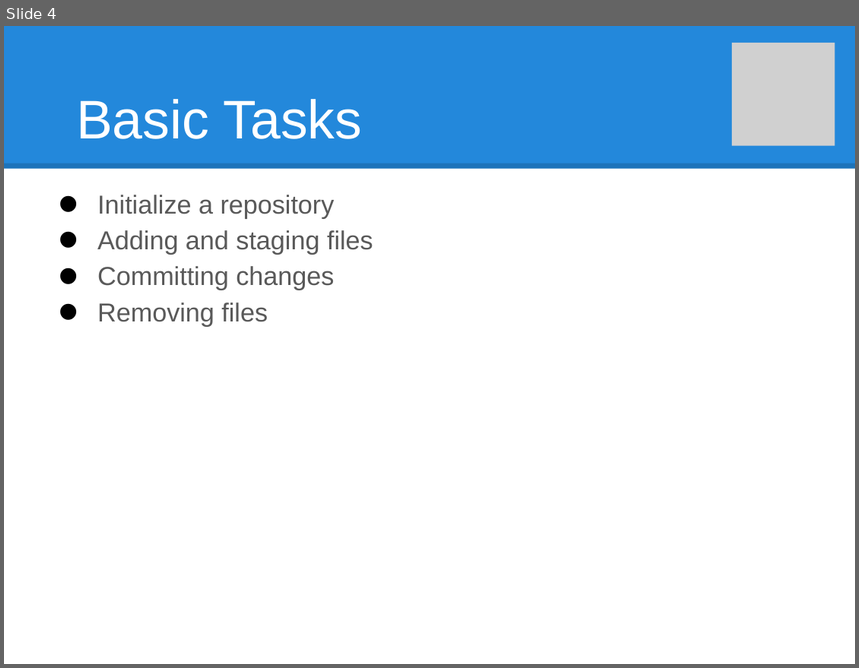
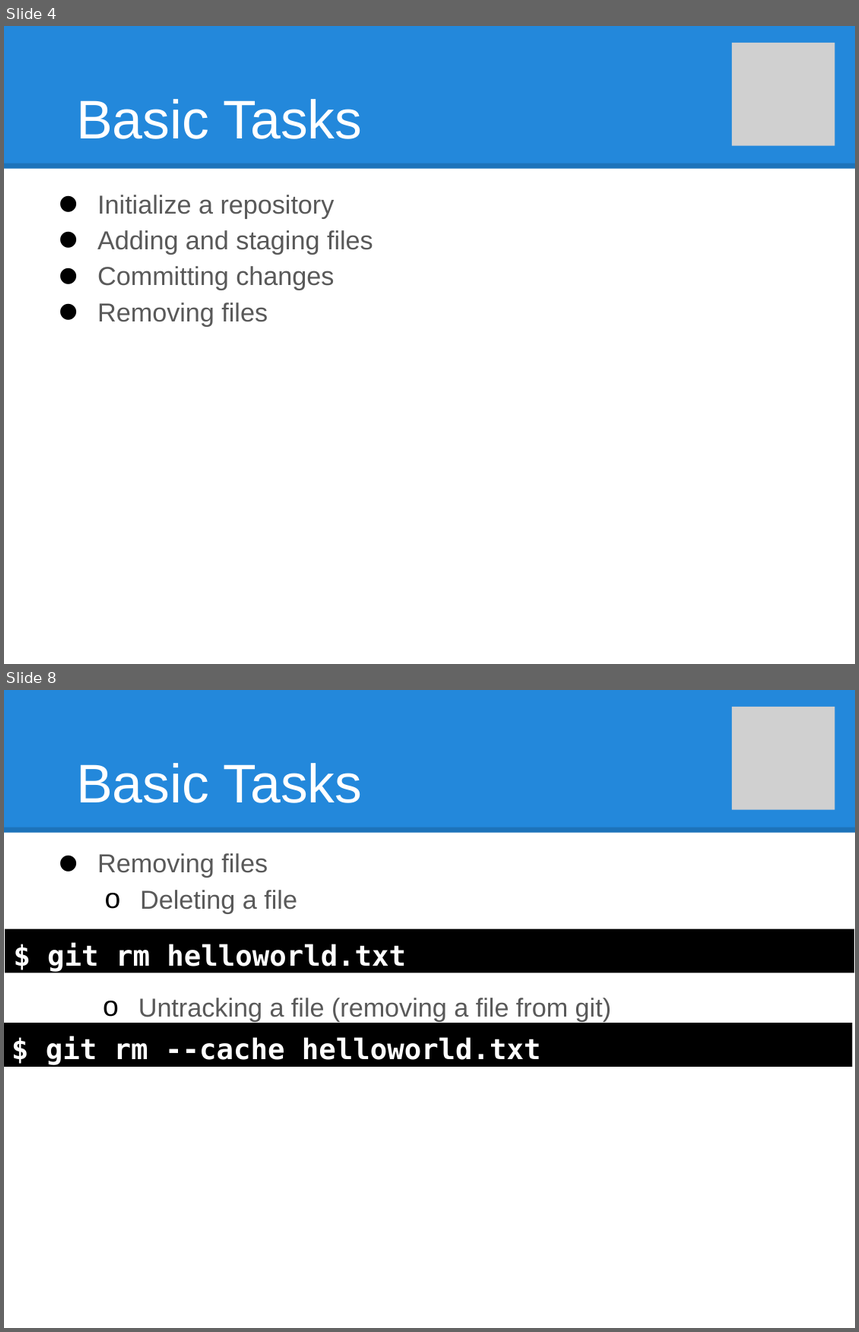
Before and after one commit to vid-uo/riddlegames, a slide deck: _assets/Git Super Basics.pptx. Shown one above the other, each under a label of ours: slide 4 before the commit, slides 4 and 8 after it; the slides between them are not shown. The pictures are 859x668 and 859x1332 pixels, drawn with LibreOffice and Linux fonts; fonts in the diff are those of the drawing; grey boxes stand for pictures. Boxes give left, top, right and bottom in pixels: in the first picture for what was removed or moved away, otherwise in the second. Text is boxed around its words. In the diff, an @@ line names an element or a change of style, - is before the commit and + after.

```diff
--- a/_assets/Git Super Basics.pptx
+++ b/_assets/Git Super Basics.pptx
@@ slide 8 added at [4, 690, 855, 1328], background #FFFFFF; not listed: 2 template elements that a slide beside it also shows @@
@@ picture added at [732, 707, 835, 810] @@
@@ title added at [76, 763, 362, 803], 46 pt, text #FFFFFF @@
+Basic Tasks
@@ text added at [97, 853, 297, 913], 22 pt, text #595959 @@
+• Removing files
+  o Deleting a file
@@ rectangle added at [5, 929, 854, 973], fill #000000, 24 pt, text #FFFFFF, bold @@
+$ git rm helloworld.txt
@@ text added at [139, 998, 611, 1021], 22 pt, text #595959 @@
+  o Untracking a file (removing a file from git)
@@ rectangle added at [4, 1023, 853, 1067], fill #000000, 24 pt, text #FFFFFF, bold @@
+$ git rm --cache helloworld.txt
```
Also in this commit, not shown: 6 slides changed, 6 other slides added, 1 slide removed, 4 other files.
